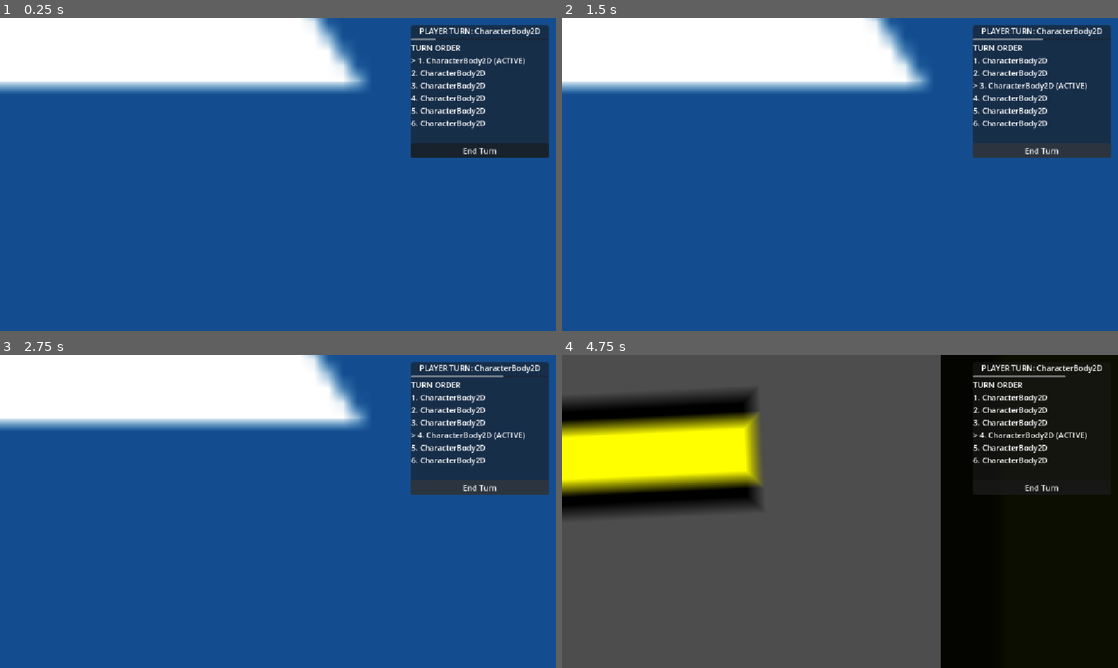
Above: before the commit, frames 1-4 (two rows, left to right).
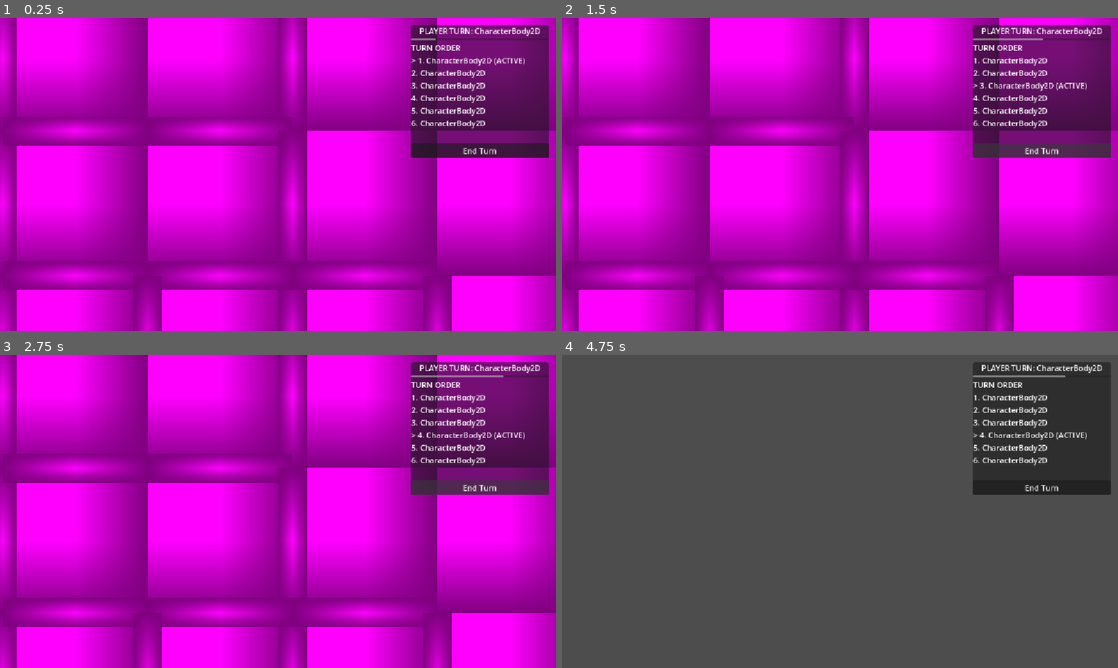
Above: after the commit, the same moments.

Repository: shieldsje-hub/Zombicide
Game: Godot game, scene res://main_scene.tscn
Two runs of this game, one before a commit and one after it. Both use one fixed random seed, a clock stepped at 60 frames per second and the inputs below. The project has no main scene, so this scene is started directly. The engine's default icon, where the game draws it, is replaced by a stand-in: a white triangle on a blue panel in a dark square.
Inputs (mouse positions are in pixels of both pictures, inside the frame that each line leads up to):
- Up to frame 1 (0.25 s): no input
- Up to frame 2 (1.5 s): click "End Turn" at 0.5 s; click "End Turn" at 1.25 s
- Up to frame 3 (2.75 s): click "End Turn" at 2 s
- Up to frame 4 (4.75 s): tap Enter (enter) at 2.75, 3.8 s; move the mouse to (962, 495) at 2.77 s; hold A (a) 2.78-3.53 s; tap D (d) at 3.05, 3.6 s; move the mouse to (728, 527) at 3.52 s; tap Space at 4.25 s; move the mouse to (895, 442) at 4.27 s; hold Enter (enter) from 4.28 s (still down); tap F (f) at 4.55 s

The runs differ from the first frame. In frame 1, 99% of the frame differs, in the area x 0-100%, y 0-100%; in frame 2, 99%; in frame 3, 99%; in frame 4, 43%.

Commit message:
october 21 bugfixiing

Diff:
--- a/gamehandler.gd
+++ b/gamehandler.gd
@@ -170,7 +170,6 @@
 	if not is_player_turn(player):
 		return
 
-	# Do not end a turn while its player is moving.
 	if player.get("moving") == true:
 		return
 
@@ -184,7 +183,6 @@
 	update_turn_ui()
 	phase_changed.emit(current_phase)
 
-	# Allow the current input event to finish.
 	await get_tree().process_frame
 
 	if not is_inside_tree():
@@ -194,7 +192,6 @@
 		changing_turn = false
 		return
 
-	# Find the outgoing player in case the player list changed.
 	var old_index: int = players.find(player)
 
 	if old_index >= 0:
@@ -294,8 +291,6 @@
 
 	end_turn_button = Button.new()
 	end_turn_button.text = "End Turn"
-
-	# Prevent Enter from activating the button.
 	end_turn_button.focus_mode = Control.FOCUS_NONE
 
 	end_turn_button.pressed.connect(
@@ -349,7 +344,6 @@
 
 	turn_order_label.text = text
 
-	# Disable End Turn while the active player is moving.
 	var player_is_moving: bool = (
 		player != null
 		and player.get("moving") == true
--- a/main_scene.tscn
+++ b/main_scene.tscn
@@ -8,13 +8,19 @@
 [node name="Map Generator" parent="." unique_id=79038839 instance=ExtResource("2_gyfs4")]
 
 [node name="Player1" parent="." unique_id=30672815 instance=ExtResource("1_2c62f")]
+position = Vector2(600, 600)
 
 [node name="Player2" parent="." unique_id=1699653678 instance=ExtResource("1_2c62f")]
+position = Vector2(400, 800)
 
 [node name="Player3" parent="." unique_id=1050937923 instance=ExtResource("1_2c62f")]
+position = Vector2(200, 100)
 
 [node name="Player4" parent="." unique_id=429858135 instance=ExtResource("1_2c62f")]
+position = Vector2(100, 0)
 
 [node name="Player5" parent="." unique_id=1385003688 instance=ExtResource("1_2c62f")]
+position = Vector2(100, 400)
 
 [node name="Player6" parent="." unique_id=552287901 instance=ExtResource("1_2c62f")]
+position = Vector2(600, 400)
--- a/player.gd
+++ b/player.gd
@@ -172,9 +172,22 @@
 	if movement_left - (path.size() - 1) <= 0:
 		return
 
+	var start_position: Vector2 = path[-1]
 	var next_position: Vector2 = (
-		path[-1] + direction * tile_size
-	)
+		start_position + direction * tile_size
+	)
+
+	# Test the proposed step from the last selected tile,
+	# not just from the player's current position.
+	var test_transform: Transform2D = global_transform
+	test_transform.origin = start_position
+
+	if test_move(
+		test_transform,
+		direction * tile_size
+	):
+		print("Blocked by a wall or obstacle.")
+		return
 
 	# Prevent immediately reversing the previous step.
 	if (
@@ -214,43 +227,58 @@
 		return
 
 	var selected_path: Array[Vector2] = path.duplicate()
-	var steps_used: int = selected_path.size() - 1
 
 	selecting_path = false
 	moving = true
 
-	# Immediately disable End Turn.
 	GameHandler.update_turn_ui()
-
 	path_line.clear_points()
+
+	var completed_steps: int = 0
+	var blocked: bool = false
 
 	for i in range(1, selected_path.size()):
 		if not can_act():
-			moving = false
-			path.clear()
-			GameHandler.update_turn_ui()
-			return
+			blocked = true
+			break
 
 		var target: Vector2 = selected_path[i]
 
 		while global_position.distance_to(target) > 0.5:
 			if not can_act():
-				moving = false
-				path.clear()
-				GameHandler.update_turn_ui()
-				return
-
-			global_position = global_position.move_toward(
-				target,
-				move_speed * get_process_delta_time()
+				blocked = true
+				break
+
+			var difference: Vector2 = (
+				target - global_position
 			)
 
+			var distance: float = difference.length()
+			var direction: Vector2 = difference.normalized()
+
+			var motion: Vector2 = direction * minf(
+				move_speed * get_process_delta_time(),
+				distance
+			)
+
+			var collision: KinematicCollision2D = (
+				move_and_collide(motion)
+			)
+
+			if collision != null:
+				blocked = true
+				break
+
 			await get_tree().process_frame
 
+		if blocked:
+			break
+
 		global_position = target
+		completed_steps += 1
 
 	movement_left = maxi(
-		movement_left - steps_used,
+		movement_left - completed_steps,
 		0
 	)
 
@@ -260,7 +288,9 @@
 
 	print("Movement left: ", movement_left)
 
-	# Re-enable End Turn when movement has finished.
+	if blocked:
+		print("Movement stopped by a wall or obstacle.")
+
 	GameHandler.update_turn_ui()
 
 
--- a/player.tscn
+++ b/player.tscn
@@ -14,6 +14,7 @@
 [node name="Player1" type="Node2D" unique_id=30672815]
 
 [node name="CharacterBody2D" type="CharacterBody2D" parent="." unique_id=357527017]
+collision_layer = 2
 script = ExtResource("1_onrkg")
 tile_size = 100
 
--- a/square.gd
+++ b/square.gd
@@ -7,5 +7,5 @@
 
 
 # Called every frame. 'delta' is the elapsed time since the previous frame.
-func _process(delta: float) -> void:
+func _process(_delta: float) -> void:
 	pass
